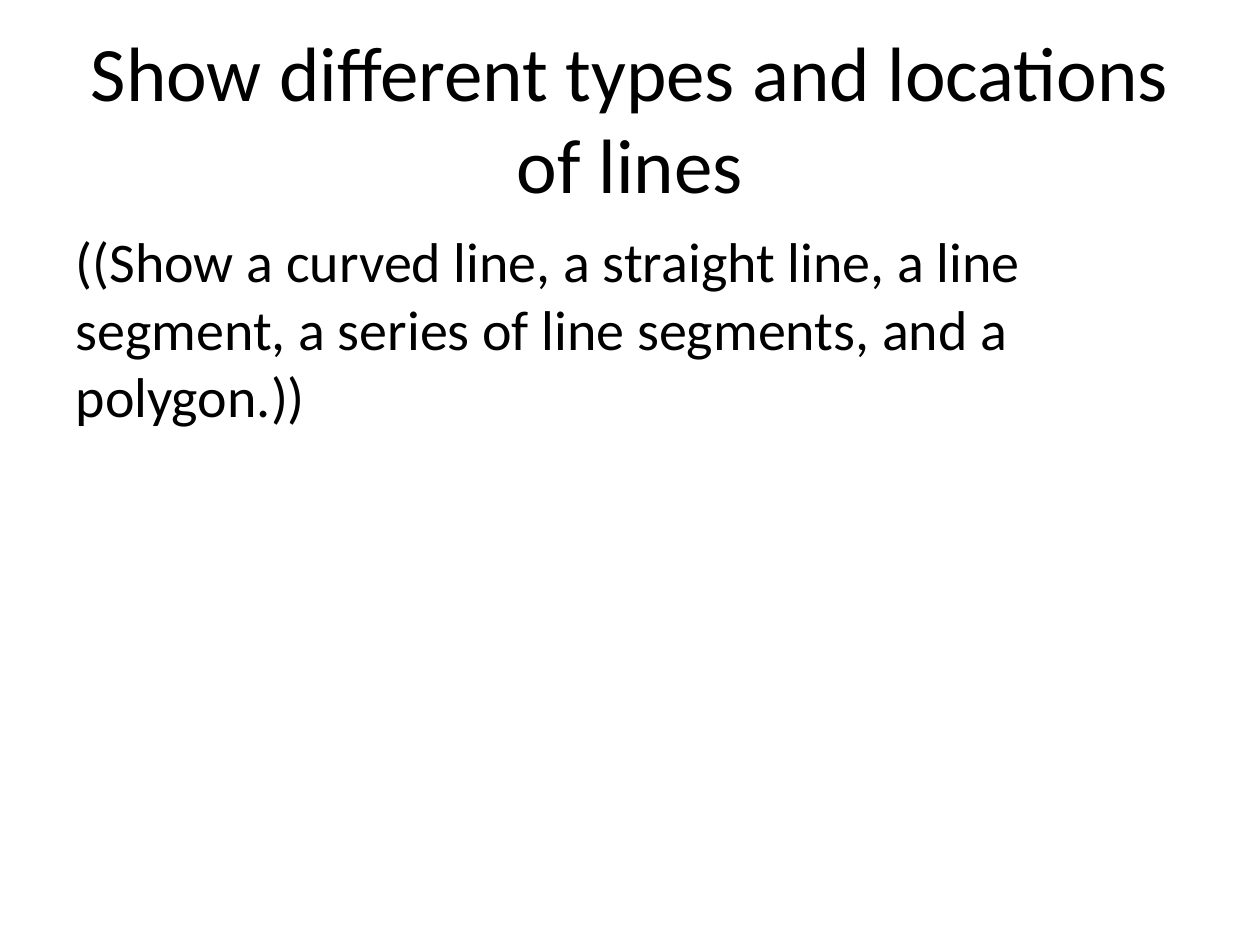
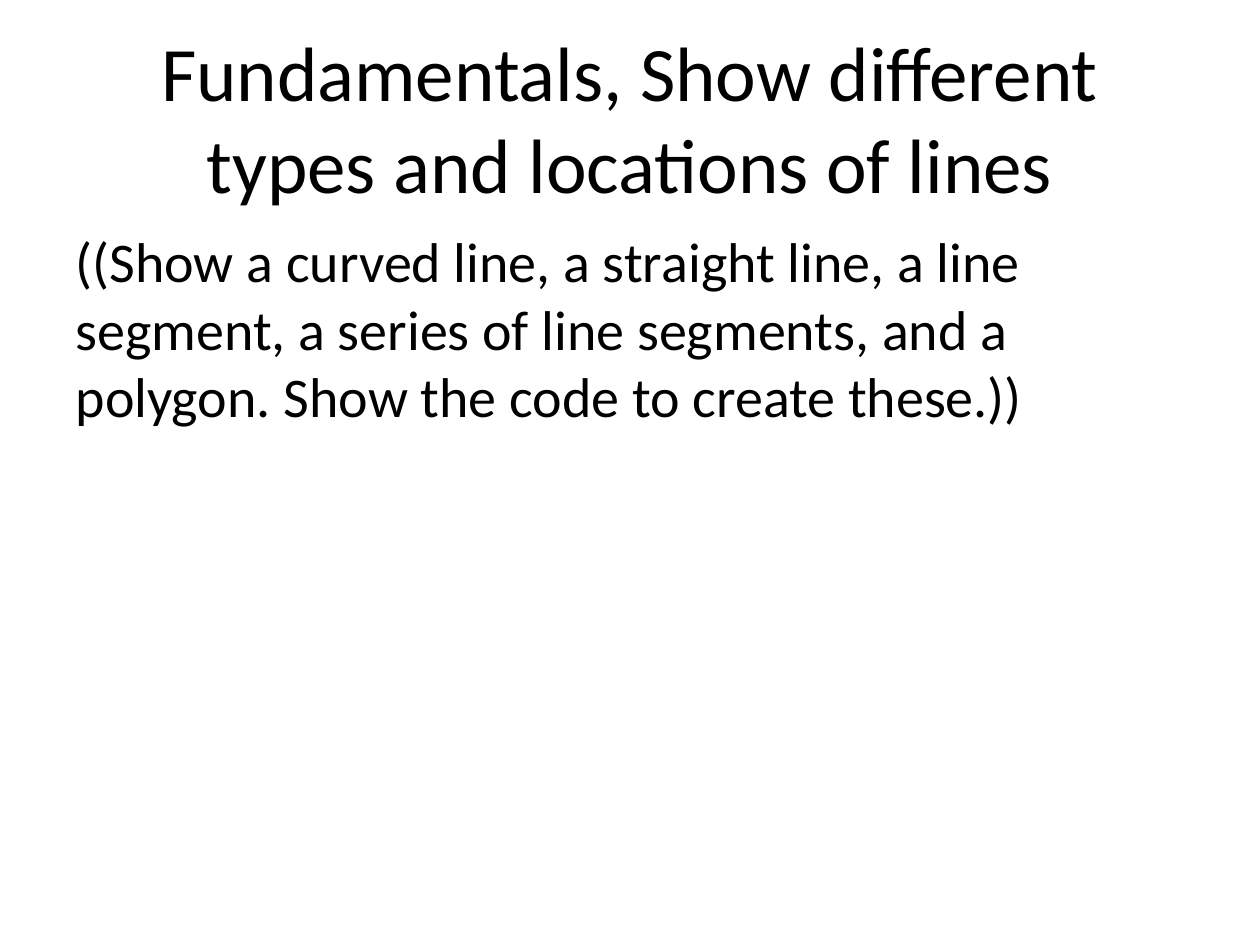
Before and after one commit to pmean/data-visualization, a slide deck: slide 28 of data-viz-03/src/complete-lecture-linegraphs.pptx (slide 24 before the commit). Drawn at 1260x945 pixels with LibreOffice and Linux fonts; fonts in the diff are those of the drawing. Boxes give left, top, right and bottom in pixels: in the first picture for what was removed or moved away, otherwise in the second. Text is boxed around its words. In the diff, an @@ line names an element or a change of style, - is before the commit and + after.

```diff
--- a/data-viz-03/src/complete-lecture-linegraphs.pptx
+++ b/data-viz-03/src/complete-lecture-linegraphs.pptx
@@ title at <box>161,47,1098,206</box>: text changed @@
-Show different types and locations of lines
+Fundamentals, Show different types and locations of lines
@@ text at <box>76,241,1022,427</box>: text changed @@
-((Show a curved line, a straight line, a line segment, a series of line segments, and a polygon.))
+((Show a curved line, a straight line, a line segment, a series of line segments, and a polygon. Show the code to create these.))
```
Also in this commit, not shown: 16 other slides changed, 52 slides added, 23 slides removed, 5 other files.
